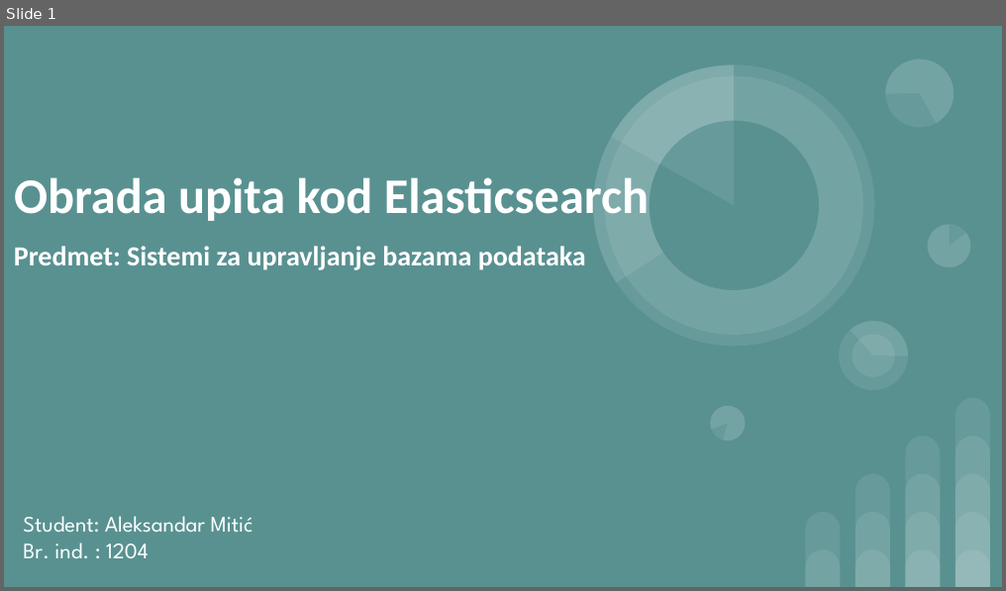
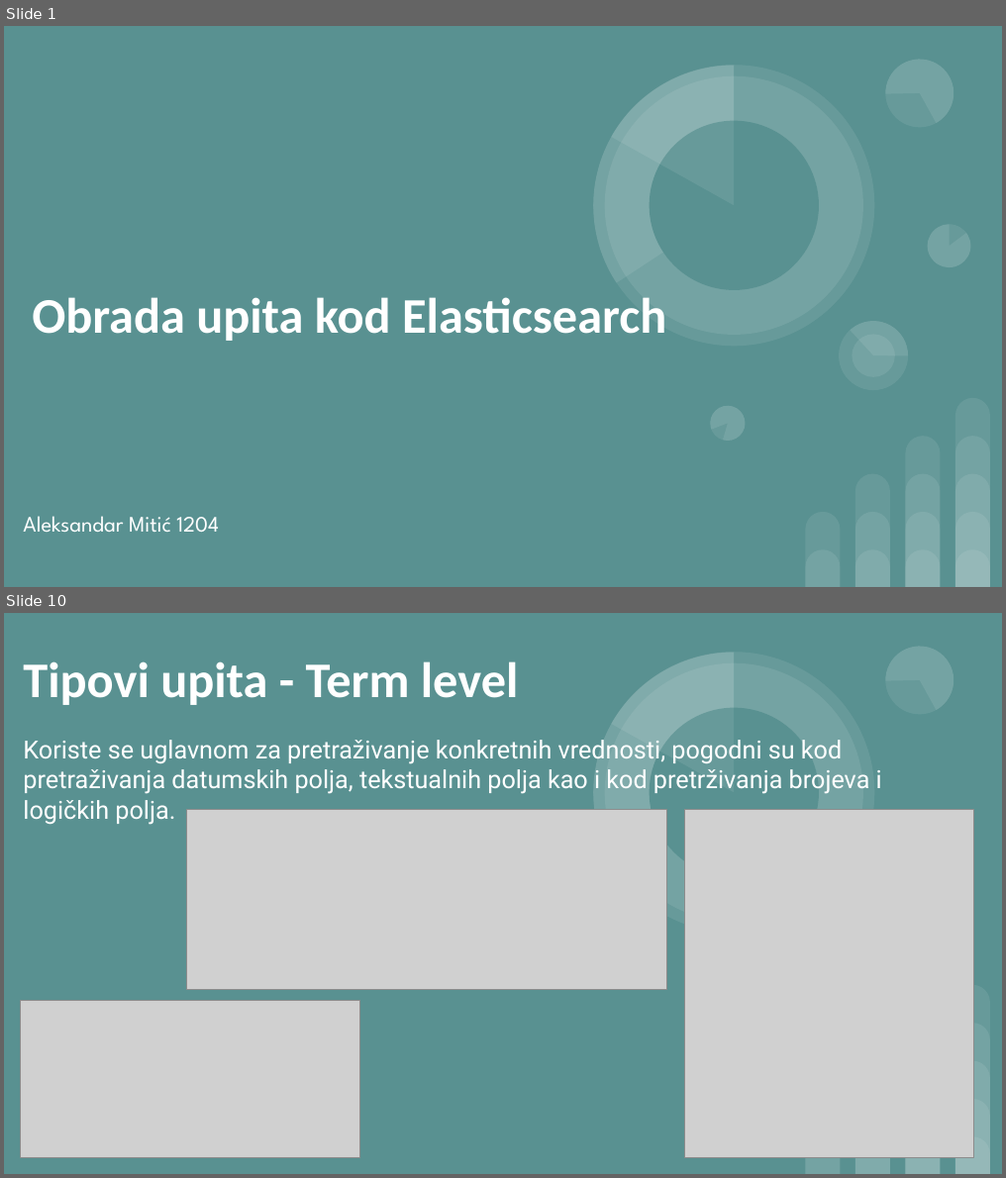
Before and after one commit to AleksandarPici/DBMS, a slide deck: Seminarski 1/DBMS Seminarski rad I -Aleksandar Mitic 1204.pptx. Shown one above the other, each under a label of ours: slide 1 before the commit, slides 1 and 10 after it; the slides between them are not shown. The pictures are 1006x591 and 1006x1178 pixels, drawn with LibreOffice and Linux fonts; fonts in the diff are those of the drawing; grey boxes stand for pictures. Boxes give left, top, right and bottom in pixels: in the first picture for what was removed or moved away, otherwise in the second. Text is boxed around its words. In the diff, an @@ line names an element or a change of style, - is before the commit and + after.

```diff
--- a/Seminarski 1/DBMS Seminarski rad I -Aleksandar Mitic 1204.pptx
+++ b/Seminarski 1/DBMS Seminarski rad I -Aleksandar Mitic 1204.pptx
@@ slide 10 added at (4,613,1002,1174), background #599191; not listed: 21 template elements that a slide beside it also shows @@
@@ title added at (23,662,519,705), 36 pt, text #FFFFFF, bold @@
+Tipovi upita - Term level
@@ text added at (23,740,882,825), 18 pt, text #FFFFFF @@
+Koriste se uglavnom za pretraživanje konkretnih vrednosti, pogodni su kod pretraživanja datumskih polja, tekstualnih polja kao i kod pretrživanja brojeva i logičkih polja.
@@ picture added at (186,810,666,989) @@
@@ picture added at (684,810,974,1157) @@
@@ picture added at (21,1000,360,1157) @@
@@ slide 1 changed as well @@
@@ title "Obrada upita kod Elasticsearch": place and size @@
-title "Obrada upita kod Elasticsearch" at (14,177,648,221)
+title "Obrada upita kod Elasticsearch" at (32,297,666,341)
@@ text removed at (14,246,586,271) @@
-Predmet: Sistemi za upravljanje bazama podataka
@@ subtitle at (23,516,219,532): text changed @@
-Student: Aleksandar Mitić
-Br. ind. : 1204
+Aleksandar Mitić 1204
```
Also in this commit, not shown: 25 other slides added, 19 slides removed, 1 other file.
